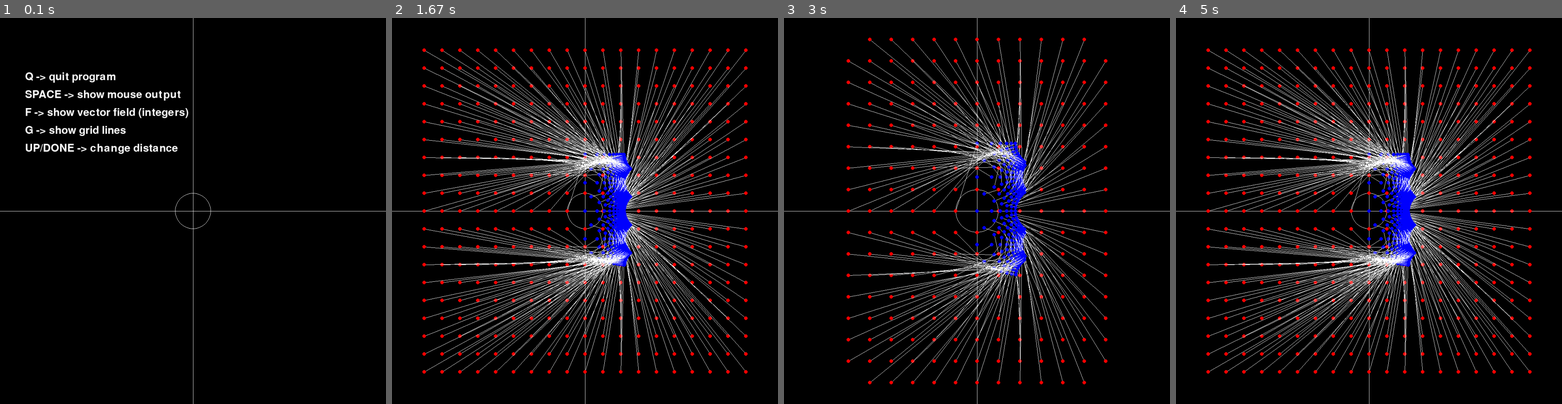
Above: before the commit, frames 1-4 (left to right).
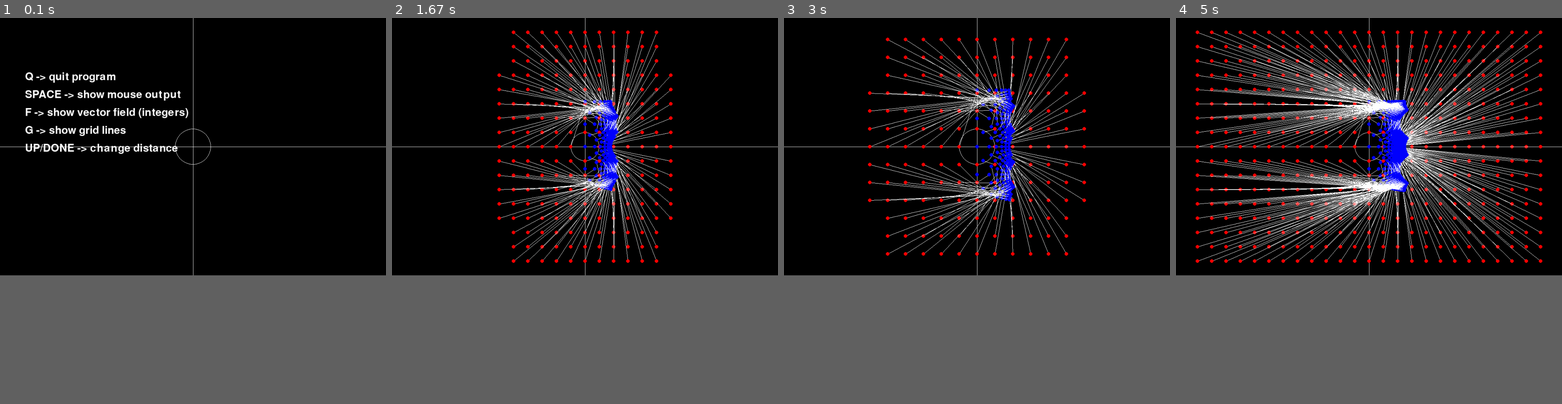
Above: after the commit, the same moments.

Repository: ohadzisserman/Pygame-Animations
Game: pygame game, started from Complex_Game.py
Two runs of this game, one before a commit and one after it. Both use one fixed random seed, a clock stepped at 60 frames per second and the inputs below.
Inputs:
- Up to frame 1 (0.1 s): no input
- Up to frame 2 (1.67 s): tap F at 0.33 s; hold Down 1.17-1.63 s; tap Space at 1.23, 1.53 s
- Up to frame 3 (3 s): hold Up 2.47-2.77 s; tap Space at 2.53 s
- Up to frame 4 (5 s): hold Down 3.2-3.57 s; tap Space at 3.27 s; tap F at 3.35 s
The window is 900x900 before the commit and 900x600 after it. Grey fills any space a smaller window leaves; there, only what the larger window draws over its background counts as a difference.

The runs differ from the first frame. In frame 1, 0.3% of the frame differs, in the area x 0-100%, y 28-100%; in frame 2, 22%; in frame 3, 16%; in frame 4, 30%, in the area x 0-100%, y 3-100%.

Commit message:
25.05.23

Diff:
--- a/Complex_Game.py
+++ b/Complex_Game.py
@@ -8,7 +8,7 @@
 gray = (80,80,80)
 #אורך ורוחב המסך, מעדיף שיהיה מספר שמתחלק יפה
 W = 360*3
-H = 360*3
+H = 360*2
 GRID = False
 GRID_FUNC = False
 SCREEN = pygame.display.set_mode((W,H))
--- /dev/null
+++ b/resunance_animation.py
@@ -0,0 +1,91 @@
+import pygame
+from time import sleep
+import math
+pygame.init()
+# כמה פיקסלים אתה רוצה שיהיו יחידה אחת במסך
+scale = 20
+white = (255,255,255)
+gray = (80,80,80)
+#אורך ורוחב המסך, מעדיף שיהיה מספר שמתחלק יפה
+W = 360*2
+H = 360*2
+N = 30
+SCREEN = pygame.display.set_mode((W,H))
+POSITION = [[0 for i in range(N)] for j in range(N)]
+VELOCITY = [[0 for i in range(N)] for j in range(N)]
+
+def change_grid():
+    for i in range(N):
+        for j in range(1,i):
+            VELOCITY[i][j]+=(0.5*POSITION[i][j-1]+0.5*POSITION[i][j+1]-POSITION[i][j])
+
+    for i in range(N):
+        for j in range(N):
+            POSITION[i][j]+=VELOCITY[i][j]
+
+
+def puls(addition):
+    for i in range(N):
+        POSITION[i][1]+=addition
+
+def draw():
+    m = max([max(k) for k in POSITION[2:]])
+    m2 = min([min(k) for k in POSITION[2:]])
+    for i in range(3,N):
+        for j in range(0, i+1):
+            p = POSITION[i][j]
+
+            if p>0:
+                if m!=0:
+                    p = (p / m)
+
+                pygame.draw.circle(SCREEN, ((255 * p)//1, 20, 0), (i * 2*scale-20, 30+j * scale), scale // 3)
+            else:
+
+                if m!=0:
+                    p = (p / m)
+                if p<0:
+                    p=-p
+                if p>1:
+                    p=1
+                print(p)
+                pygame.draw.circle(SCREEN,(0,20,(255*p)//1),(i*2*scale-20,30+j*scale),scale//3)
+
+
+    pygame.display.flip()
+
+
+
+def reset():
+    SCREEN.fill((0,0,0))
+    # pygame.draw.line(SCREEN,white,(0,H//2),(W-1,H//2))
+    # pygame.draw.line(SCREEN,white,(W//2,0),(W//2,H-1))
+    # pygame.draw.circle(SCREEN,(255,255,255,255),(W//2,H//2),scale,1)
+
+reset()
+
+pygame.display.flip()
+I = 0
+PATH = "C:\\Users\ohadz\Desktop\\frame\\"
+running =True
+while running:
+    # sleep(0.1)
+    puls(math.sin(I*2*math.pi/20))
+    change_grid()
+    # print(I)
+    # for i in VELOCITY:
+    #     print(i)
+    # print()
+    # for i in POSITION:
+    #     print(i)
+    # print()
+    reset()
+    draw()
+    # pygame.image.save(SCREEN,PATH+str(I)+".png")
+    I+=1
+
+    ev = pygame.event.get()
+    k = pygame.key.get_pressed()
+    # אם לוחצים q המשחק נגמר
+    if k[pygame.K_q]:
+        running=False
